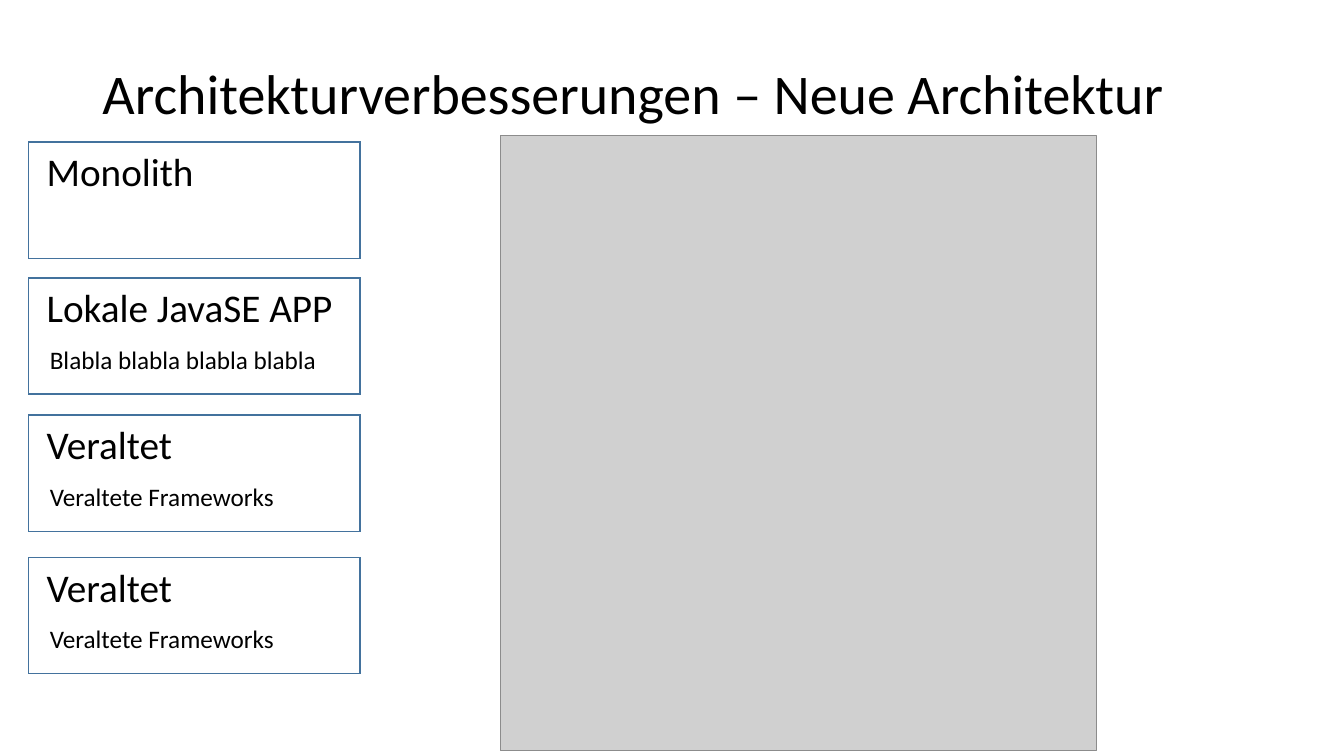
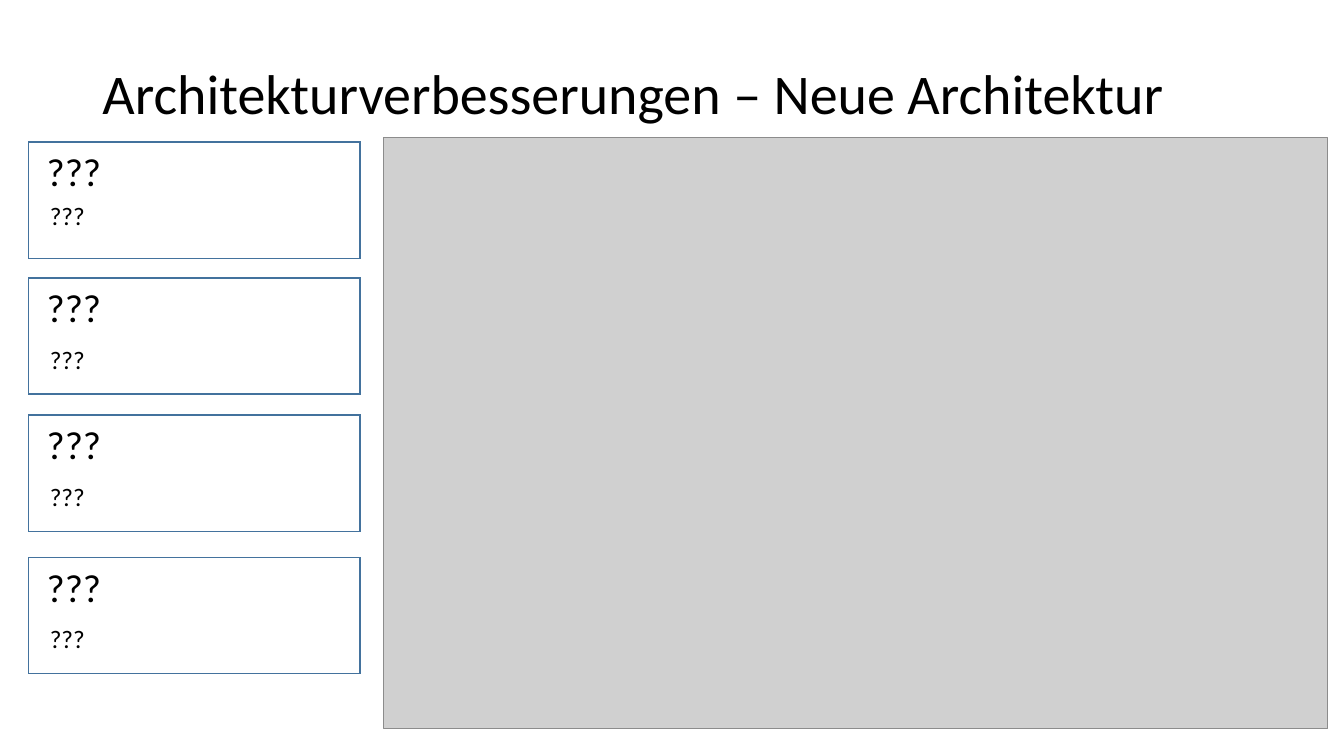
Before and after one commit to chrissike/chatapplication, a slide deck: slide 6 of dokumentation/vortrag.pptx. Drawn at 1344x756 pixels with LibreOffice and Linux fonts; fonts in the diff are those of the drawing; grey boxes stand for pictures; background and template pictures are left out. Boxes give left, top, right and bottom in pixels: in the first picture for what was removed or moved away, otherwise in the second. Text is boxed around its words. In the diff, an @@ line names an element or a change of style, - is before the commit and + after.

Commit message:
neue version

```diff
--- a/dokumentation/vortrag.pptx
+++ b/dokumentation/vortrag.pptx
@@ picture: place and size @@
-picture at bbox=[500, 135, 1096, 751]
+picture at bbox=[384, 138, 1328, 729]
@@ text at bbox=[47, 158, 194, 187]: text changed @@
-Monolith
+???
@@ text added at bbox=[40, 196, 331, 236], 18 pt, text #000000 @@
+???
@@ text at bbox=[47, 294, 332, 323]: text changed @@
-Lokale JavaSE APP
+???
@@ text at bbox=[50, 351, 316, 370]: text changed @@
-Blabla blabla blabla blabla
+???
@@ text at bbox=[47, 431, 172, 460]: text changed @@
-Veraltet
+???
@@ text at bbox=[50, 488, 273, 507]: text changed @@
-Veraltete Frameworks
+???
@@ text at bbox=[47, 574, 172, 603]: text changed @@
-Veraltet
+???
@@ text at bbox=[50, 630, 273, 649]: text changed @@
-Veraltete Frameworks
+???
```
Also in this commit, not shown: 1 other slide changed, 3 other files.
